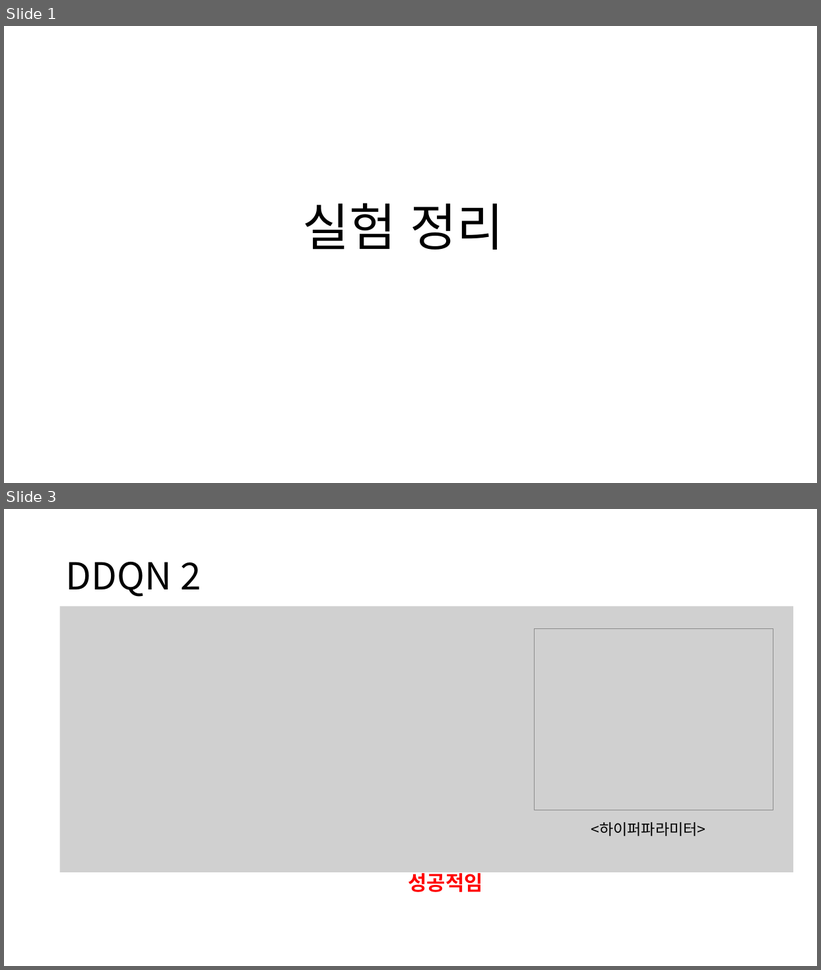
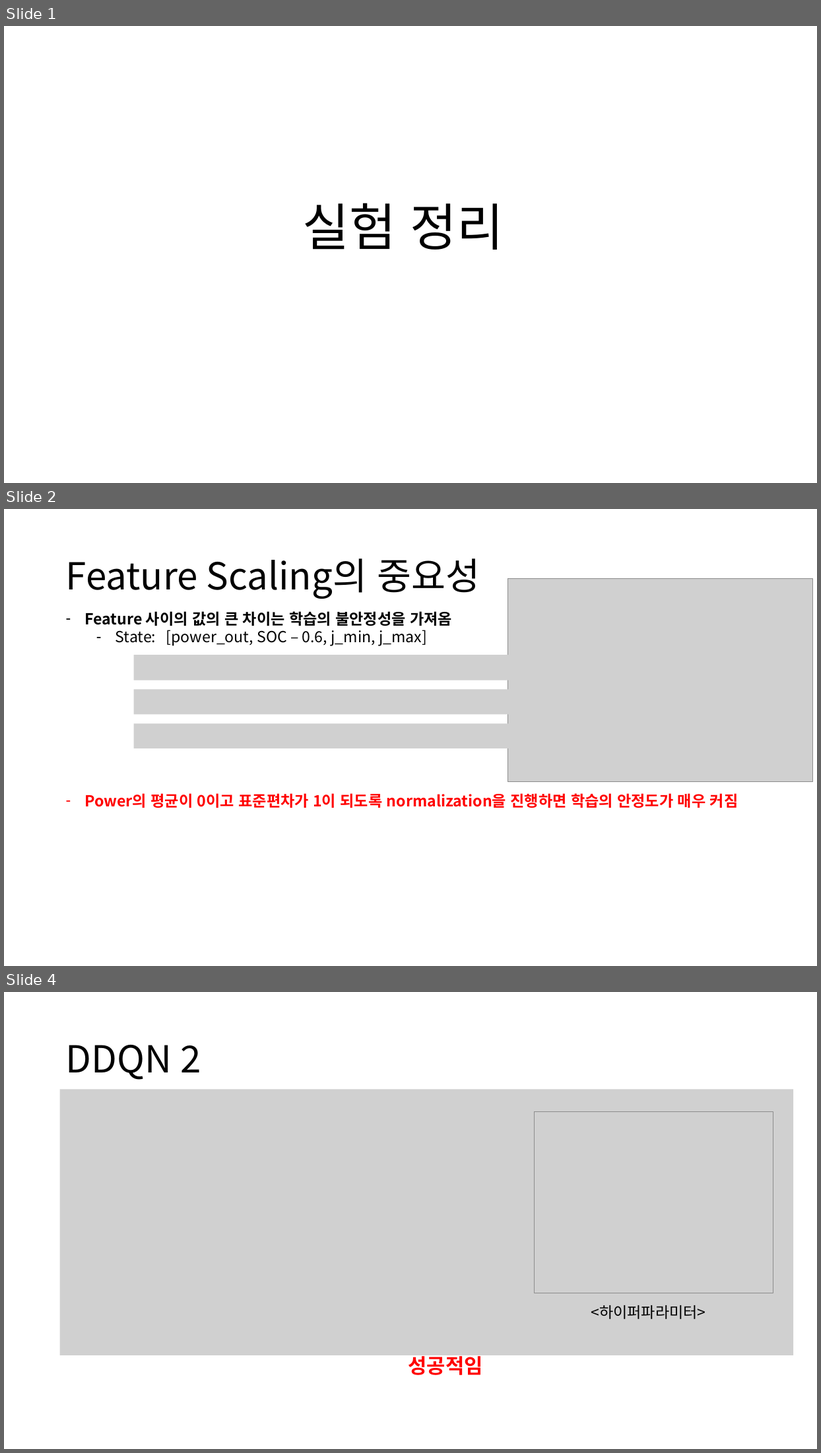
Before and after one commit to zidane89/experiment, a slide deck: 실험정리.pptx. Shown one above the other, each under a label of ours: slides 1 and 3 before the commit, slides 1, 2 and 4 after it; the slides between them are not shown. The pictures are 821x970 and 821x1453 pixels, drawn with LibreOffice and Linux fonts; fonts in the diff are those of the drawing; grey boxes stand for pictures. Boxes give left, top, right and bottom in pixels: in the first picture for what was removed or moved away, otherwise in the second. Text is boxed around its words. In the diff, an @@ line names an element or a change of style, - is before the commit and + after.

```diff
--- a/실험정리.pptx
+++ b/실험정리.pptx
@@ slide 2 added at box(4, 509, 817, 966), background #FFFFFF @@
@@ title added at box(66, 559, 481, 599), 44 pt, text #000000 @@
+Feature Scaling의 중요성
@@ picture added at box(508, 578, 813, 782) @@
@@ text added at box(85, 611, 452, 646), 18 pt, text #000000 @@
+– Feature 사이의 값의 큰 차이는 학습의 불안정성을 가져옴
+  – State: [power_out, SOC – 0.6, j_min, j_max]
@@ picture added at box(134, 655, 527, 681) @@
@@ picture added at box(134, 690, 527, 714) @@
@@ picture added at box(134, 723, 527, 749) @@
@@ text added at box(85, 793, 739, 808), 18 pt, text #FF0000, bold @@
+– Power의 평균이 0이고 표준편차가 1이 되도록 normalization을 진행하면 학습의 안정도가 매우 커짐
@@ what was slide 3 is now slide 4 @@
```
Also in this commit, not shown: 3 slides changed, 2 other slides added.
